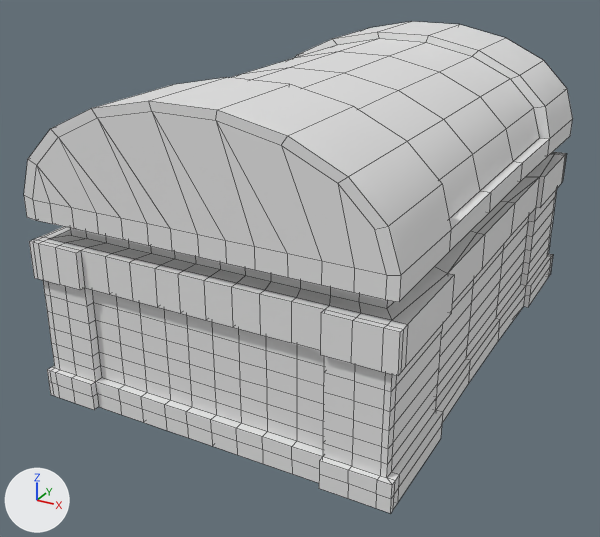
The FBX model Assets/0_RoomInvaders/Models2.0/FBX/34.fbx as it was, and as the next commit left it.
One viewpoint serves both versions: a camera (50 mm lens) standing at (0.193, -0.418, 0.384) and looking at (-0.041, 0.007, 0.172). The axes (+X, +Y, +Z) are drawn at lower left. The lights are the same throughout. Mesh edges are drawn as thin lines. Where no turn or scale is listed for an object, it has been applied to the vertices.
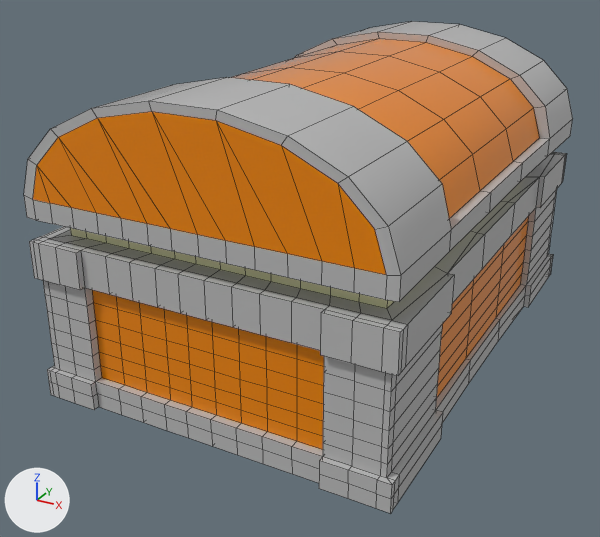
The newer file is also turned or shifted as a whole; pictures and numbers use the older file's frame.

Changed parts and their boxes [x1, y1, x2, y2] in the pictures (600 x 537 px):
part 1 of me_mesh, recoloured (grey to orange)
    both: [33, 111, 386, 450]
part 2 of me_mesh, recoloured (white to orange)
    both: [230, 51, 513, 397]
part 3 of me_mesh, recoloured (white to orange)
    both: [295, 38, 540, 317]
part 4 of me_mesh, recoloured
    both: [70, 228, 394, 309]
part 5 of me_mesh, recoloured
    both: [296, 21, 573, 340]
part 6 of me_mesh, recoloured
    both: [24, 77, 491, 513]
part 7 of me_mesh, recoloured
    both: [466, 318, 500, 384]
part 8 of me_mesh, recoloured
    both: [471, 162, 523, 269]

Edits to the bpy script that builds the scene:
```text
Add mat_material__13:
    mat_material__13 = principled_material('Material #13')
    mat_material__13.base_color = (0.5, 0.5, 0.5)  # grey #bcbcbc
    mat_material__13.roughness = 0.0
Add mat_material__14:
    mat_material__14 = principled_material('Material #14')
    mat_material__14.base_color = (0.875, 0.245, 0.0)  # orange #f08800
    mat_material__14.roughness = 0.0
Add mat_01___default:
    mat_01___default = principled_material('01 - Default')
    mat_01___default.base_color = (0.855, 0.855, 0.5)  # beige #eeeebc
    mat_01___default.roughness = 0.0
Change me_mesh:
    where me_mesh.from_pydata(...)  # 1030 vertices, 1034 faces; spans x -0.107..0.108, y -0.008..0.308, z -0.094..0.087
    used by ob_cylinder001; location = (-0.0277, -0.1158, 0.2156)
    me_mesh part 1: 67 of the faces centred in x -0.094..0.089, y -0.008..0.0, z -0.073..0.055 switch from no material to mat_material__14 (orange #f08800)
    me_mesh part 2: 42 of the faces centred in x -0.1..0.1, y 0.087..0.15, z -0.073..0.083 switch from no material to mat_material__14 (orange #f08800)
    me_mesh part 3: 21 of the faces centred in x -0.1..0.1, y 0.21..0.213, z -0.073..0.083 switch from no material to mat_material__14 (orange #f08800)
    me_mesh part 4: all 15 faces centred in x -0.094..0.094, y 0.01..0.038, z 0.009 switch from no material to mat_01___default (beige #eeeebc)
    me_mesh part 5: 383 of the faces centred in x -0.107..0.107, y 0.2..0.308, z -0.094..0.087 switch from no material to mat_material__13 (grey #bcbcbc)
    me_mesh part 6: 382 of the faces centred in x -0.107..0.108, y -0.008..0.1, z -0.094..0.087 switch from no material to mat_material__13 (grey #bcbcbc)
    me_mesh part 7: 21 of the faces centred in x -0.104..0.103, y 0.15, z -0.094..-0.077 switch from no material to mat_material__13 (grey #bcbcbc)
    me_mesh part 8: 8 of the faces centred in x 0.097..0.106, y 0.15, z -0.019..0.027 switch from no material to mat_material__13 (grey #bcbcbc)
```
